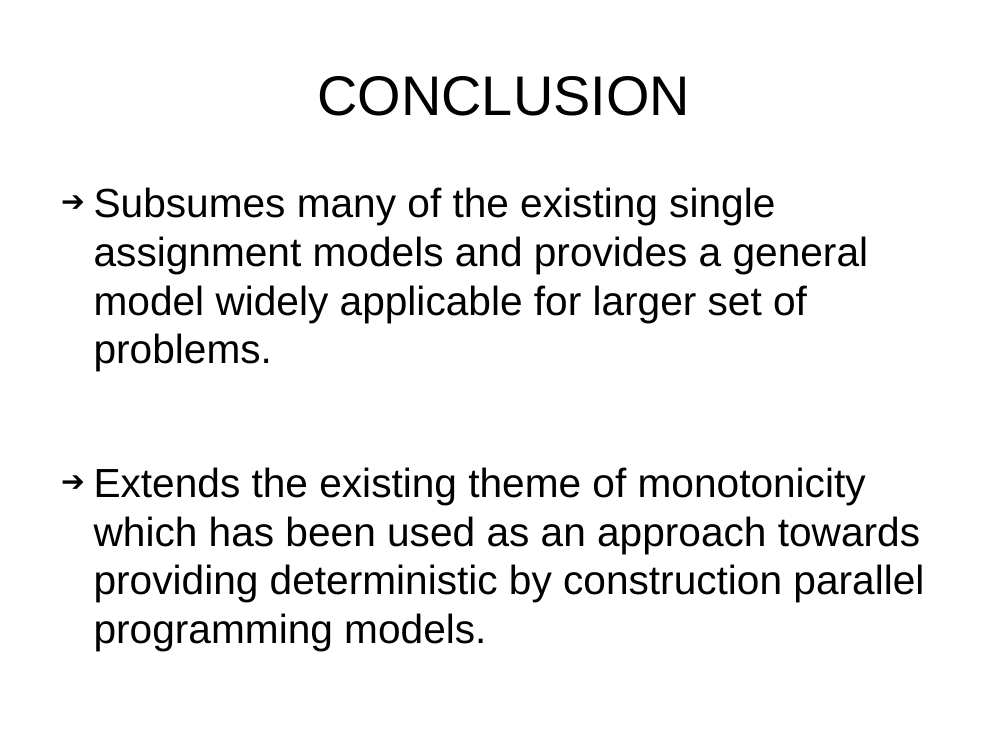
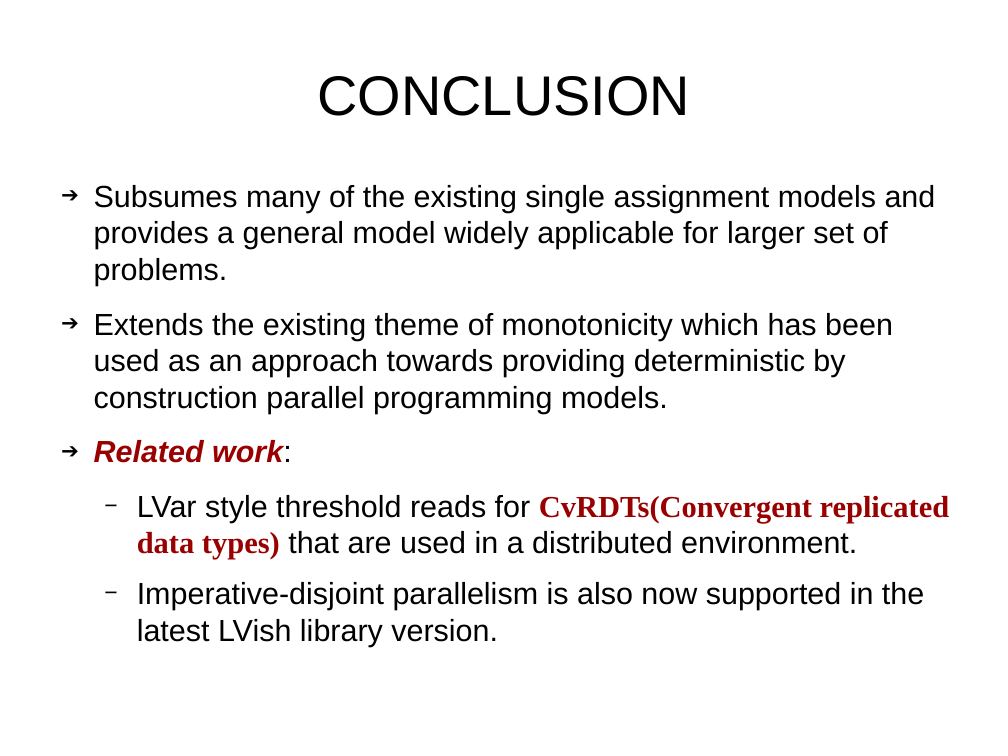
Before and after one commit to sentinel88/Personal, a slide deck: slide 21 of Talk.odp (slide 27 before the commit). Drawn at 1008x756 pixels with LibreOffice and Linux fonts; fonts in the diff are those of the drawing. Boxes give left, top, right and bottom in pixels: in the first picture for what was removed or moved away, otherwise in the second. Text is boxed around its words. In the diff, an @@ line names an element or a change of style, - is before the commit and + after.

```diff
--- a/Talk.odp
+++ b/Talk.odp
@@ text at (x1=94, y1=185, x2=936, y2=414): size 32 to 24 pt in "Subsumes many of the existing single assignment ...", "Extends the existing theme of monotonicity which ..." @@
@@ text at (x1=94, y1=440, x2=950, y2=647): paragraphs added @@
+➔ Related work:
+  − LVar style threshold reads for CvRDTs(Convergent replicated data types) that are used in a distributed environment.
+  − Imperative-disjoint parallelism is also now supported in the latest LVish library version.
```
Also in this commit, not shown: 12 other slides changed, 2 slides added, 8 slides removed, 7 other files.
